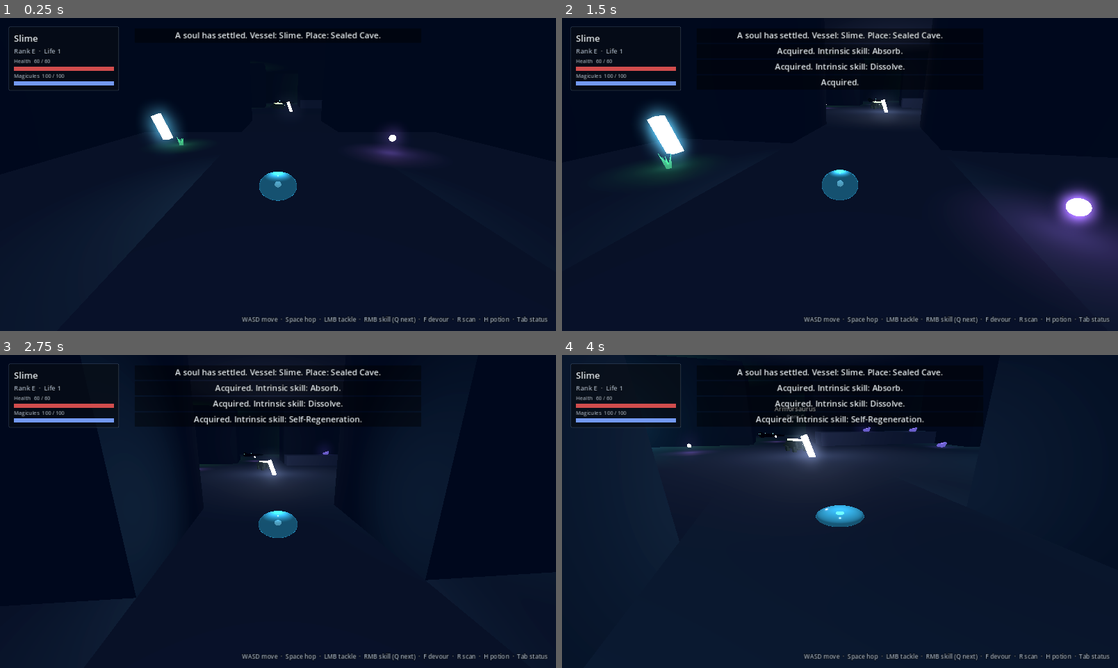
Above: before the commit, frames 1-4 (two rows, left to right).
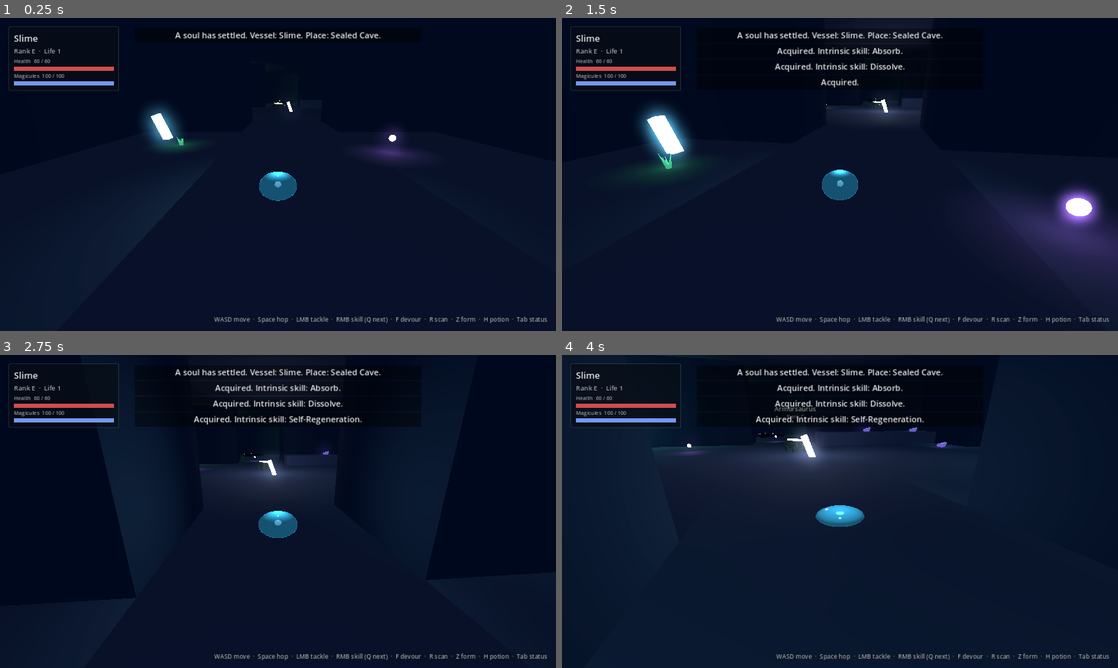
Above: after the commit, the same moments.

Repository: maytheforceheed67/SlimeGame
Game: Godot game, scene res://scenes/main.tscn
Two runs of this game, one before a commit and one after it. Both use one fixed random seed, a clock stepped at 60 frames per second and the inputs below.
Inputs (mouse positions are in pixels of both pictures, inside the frame that each line leads up to):
- Up to frame 1 (0.25 s): no input
- Up to frame 2 (1.5 s): move the mouse to (867, 174) at 0.52 s; hold Shift (cling) 0.53-1.28 s; hold W (move_forward) from 0.53 s (still down); click (867, 174) at 0.6 s; tap Space (jump) at 0.77, 1.07 s; move the mouse to (812, 174) at 1.27 s; tap Shift (cling) at 1.35 s
- Up to frame 3 (2.75 s): keep holding W (move_forward); tap Space (jump) at 1.52, 1.82 s; tap F (devour) at 1.55 s; move the mouse to (289, 505) at 2.02 s; hold F (devour) from 2.03 s (still down); tap Z (form_next) at 2.3 s
- Up to frame 4 (4 s): keep holding W (move_forward); move the mouse to (834, 517) at 2.77 s; release F (devour) at 2.78 s; tap Z (form_next) at 2.85 s; click (834, 517) at 2.92 s; tap Space (jump) at 3.02, 3.32, 3.77 s; tap R (scan) at 3.05, 3.6 s; move the mouse to (878, 514) at 3.52 s; hold Ctrl (squeeze) from 3.53 s (still down)

The runs differ from the first frame. In frame 1, 0.5% of the frame differs, in the area x 38-99%, y 95-98%; in frame 2, 0.5%; in frame 3, 0.5%; in frame 4, 0.5%.

Commit message:
Mimicry forms
- The form button steps through the slime's own shape and every species
  it has analysed; needs Predator
- A form swaps the body for the species' model (tinted, translucent),
  its speed and its moves: first attack on the light button, second on
  the skill button
- A copy is as strong as the body behind it: power is the square root of
  the player's EP over the species' EP
- Holding a form drains magicules, less as EP grows; the form drops when
  they run out
- Winged forms glide while jump is held and flap upward for stamina
- Clinging and squeezing belong to the slime's own body
- tests/test_mimicry (22 checks)

Co-Authored-By: Claude <noreply@anthropic.com>
Claude-Session: https://claude.ai/code/session_01UJiWkLtFn5kUvNUE7yv6ku

Diff:
--- a/data/tuning.json
+++ b/data/tuning.json
@@ -7,6 +7,7 @@
       "power: an attacker's damage multiplier is sqrt(EP / power_reference_ep), so EP is quantity while skills and technique still matter.",
       "exposure: surviving exposure_to_resistance x max HP of one damage type earns its Resistance; each later step of the merge tree costs exposure_step_factor times more.",
       "capacity: every acquired skill reserves part of the magicule pool; skills granted at birth are free.",
+      "forms: holding a Mimicry form costs form_upkeep_base x (the species' EP / your EP) magicules per second, clamped between the min and max, so forms get cheaper as you grow. A form's attacks hit with power sqrt(your EP / the species' EP).",
       "analysis times in other tables are the unlinked times in seconds; the Great Sage link multiplies them by analysis_link_factor."
     ]
   },
@@ -59,7 +60,11 @@
     "isolation_seconds_per_item": 1.0,
     "form_upkeep_base": 1.5,
     "form_upkeep_min": 0.2,
-    "form_upkeep_max": 12.0
+    "form_upkeep_max": 12.0,
+    "form_max_radius": 0.8,
+    "flap_velocity": 5.5,
+    "flap_stamina": 15.0,
+    "glide_fall_speed": 1.0
   },
   "practice": {
     "remembered_factor": 0.15
--- a/data/voice_lines.json
+++ b/data/voice_lines.json
@@ -39,6 +39,9 @@
     "advisor_water": "Water can be stored in the Stomach. Hold devour while submerged.",
     "advisor_practice": "Repetition is registering. Keep going and the technique will take shape.",
     "advisor_herb": "Hipokute herb nearby. Devouring one allows analysis.",
+    "form_taken": "Mimicry: {form}.",
+    "form_released": "Mimicry released.",
+    "form_starved": "Magicules exhausted. Mimicry released.",
     "rank_changed": "Existence reassessed. Rank {old} is now rank {new}.",
     "danger_class_assigned": "Threat class assigned: {danger}.",
     "death": "This life has ended. Cause: {cause}.",
--- a/scripts/player/player.gd
+++ b/scripts/player/player.gd
@@ -42,6 +42,9 @@
 var _mantle := 0.0
 var _jet := 0.0
 var _jet_velocity := Vector3.ZERO
+## Record of the species being mimicked ({} in the body's own shape).
+var _form: Dictionary = {}
+var _form_visual: CreatureVisual
 
 @onready var _visual: Node3D = $Visual
 @onready var _camera_rig: CameraRig = $CameraRig
@@ -70,7 +73,11 @@
 	return Game.life.vitals
 
 
+## In a Mimicry form the copy is only as strong as the body behind it:
+## power is the square root of the player's EP over the species' EP.
 func get_power() -> float:
+	if not _form.is_empty():
+		return sqrt(maxf(1.0, float(Game.life.ep)) / maxf(1.0, float(_form.get("ep", 1))))
 	return Game.get_power()
 
 
@@ -79,11 +86,11 @@
 
 
 func get_aim_origin() -> Vector3:
-	return global_position + Vector3(0.0, SQUEEZED_RADIUS if _squeezed else RADIUS, 0.0)
+	return global_position + Vector3(0.0, _own_radius(), 0.0)
 
 
 func get_body_radius() -> float:
-	return RADIUS
+	return _own_radius()
 
 
 func take_hit(hit: Dictionary) -> float:
@@ -125,6 +132,62 @@
 	return _squeezed
 
 
+func in_form() -> bool:
+	return not _form.is_empty()
+
+
+## Takes the shape of an analysed species, or returns to the body's own
+## shape with "". Mimicry is a function of Predator.
+func set_form(creature_id: String) -> bool:
+	var life := Game.life
+	if creature_id != "" and (not life.has_skill("predator") or not life.forms.has(creature_id)):
+		return false
+	if creature_id == life.form_id:
+		return true
+	if is_instance_valid(_form_visual):
+		_form_visual.queue_free()
+	_form_visual = null
+	attacker.cancel()
+	_clinging = false
+	_set_squeezed(false, true)
+	life.form_id = creature_id
+	_form = Database.get_creature(creature_id) if creature_id != "" else {}
+	for part: Node3D in [_visual.get_node("Body"), _visual.get_node("Core")]:
+		part.visible = _form.is_empty()
+	if not _form.is_empty():
+		_form_visual = CreatureVisual.new()
+		_visual.add_child(_form_visual)
+		_form_visual.build(_form.get("model", {}), true)
+		if float(_form.get("body", {}).get("hover_height", 0.0)) > 0.0:
+			_form_visual.position.y = _own_radius()
+		Voice.say("form_taken", {"form": str(_form.get("name", creature_id))})
+		Game.count("forms_taken")
+	_apply_radius()
+	return true
+
+
+## Steps through the own shape and every recorded form.
+func cycle_form() -> void:
+	var life := Game.life
+	if not life.has_skill("predator") or life.forms.is_empty():
+		return
+	var next := life.forms.find(life.form_id) + 1
+	if next >= life.forms.size():
+		set_form("")
+		Voice.say("form_released")
+	else:
+		set_form(life.forms[next])
+
+
+## Magicules per second the current form costs to hold.
+func form_upkeep() -> float:
+	if _form.is_empty():
+		return 0.0
+	var ratio := float(_form.get("ep", 0)) / maxf(1.0, float(Game.life.ep))
+	return clampf(Database.tune("predator", "form_upkeep_base", 1.5) * ratio,
+			Database.tune("predator", "form_upkeep_min", 0.2), Database.tune("predator", "form_upkeep_max", 12.0))
+
+
 func enter_water(volume: WaterVolume) -> void:
 	_water = volume
 
@@ -176,15 +239,27 @@
 		wants_jump = Input.is_action_just_pressed("jump")
 		if Input.is_action_just_pressed("use_potion"):
 			Game.use_potion()
+		if Input.is_action_just_pressed("form_next"):
+			cycle_form()
+	if not _form.is_empty() and Game.is_alive():
+		life.magicules -= form_upkeep() * delta
+		if life.magicules <= 0.0:
+			life.magicules = 0.0
+			set_form("")
+			Voice.say("form_starved")
 	var wish := _camera_rig.yaw_basis() * Vector3(input.x, 0.0, input.y)
 	var swimming := in_water()
 
-	_set_squeezed(controllable and Input.is_action_pressed("squeeze") and not swimming)
-	_update_cling(controllable and Input.is_action_pressed("cling") and not swimming, life)
+	# Clinging and squeezing belong to the slime's own body.
+	var own_shape := _form.is_empty() and not swimming
+	_set_squeezed(controllable and Input.is_action_pressed("squeeze") and own_shape)
+	_update_cling(controllable and Input.is_action_pressed("cling") and own_shape, life)
 	if controllable and not predator.is_devouring() and not _squeezed and not _clinging:
 		_read_attacks(vitals)
 
 	var speed := _move_speed * vitals.speed_factor()
+	if not _form.is_empty():
+		speed = float(_form.get("stats", {}).get("speed", _move_speed)) * vitals.speed_factor()
 	if predator.is_devouring():
 		speed *= 0.4
 	if _squeezed:
@@ -223,6 +298,8 @@
 
 	_face(attacker.direction if attacker.is_busy() else wish, delta)
 	_animate(delta)
+	if is_instance_valid(_form_visual):
+		_form_visual.animate(delta, clampf(Vector2(velocity.x, velocity.z).length() / maxf(speed, 0.1), 0.0, 1.0))
 	_camera_rig.position.y = move_toward(_camera_rig.position.y,
 			SQUEEZED_RIG_HEIGHT if _squeezed else RIG_HEIGHT, 3.0 * delta)
 
@@ -249,6 +326,13 @@
 	_jump_velocity = float(vitals.get("jump_velocity", 7.0))
 	_flinch = 0.0
 	_invulnerable = 0.0
+	if is_instance_valid(_form_visual):
+		_form_visual.queue_free()
+	_form_visual = null
+	_form = {}
+	for part: Node3D in [_visual.get_node("Body"), _visual.get_node("Core")]:
+		part.visible = true
+	_apply_radius()
 
 
 # --- Ways of moving ----------------------------------------------------------
@@ -261,6 +345,8 @@
 		return
 	if not grounded:
 		velocity.y -= _gravity * delta
+		if _flies():
+			_glide(wants_jump)
 	elif wants_jump and not attacker.is_busy() and not _squeezed:
 		velocity.y = _jump_velocity
 
@@ -272,6 +358,23 @@
 		horizontal = horizontal.move_toward(wish * speed, rate * delta)
 	velocity.x = horizontal.x
 	velocity.z = horizontal.z
+
+
+func _flies() -> bool:
+	return float(_form.get("body", {}).get("hover_height", 0.0)) > 0.0
+
+
+## Winged forms: holding jump in the air spreads the wings and slows the
+## fall; pressing it again flaps upward for stamina.
+func _glide(wants_jump: bool) -> void:
+	var life := Game.life
+	var flap_cost := Database.tune("predator", "flap_stamina", 15.0)
+	if wants_jump and life.stamina >= flap_cost:
+		life.stamina -= flap_cost
+		velocity.y = Database.tune("predator", "flap_velocity", 5.5)
+		Game.count("flaps")
+	elif Input.is_action_pressed("jump") and Game.can_control():
+		velocity.y = maxf(velocity.y, -Database.tune("predator", "glide_fall_speed", 1.0))
 
 
 ## Starts or stops clinging. A slime sticks to any wall it is pressed against
@@ -359,7 +462,20 @@
 	if not wanted and not force and not _has_headroom():
 		return
 	_squeezed = wanted
-	var radius := SQUEEZED_RADIUS if _squeezed else RADIUS
+	_apply_radius()
+
+
+## Radius of the body's current shape: flattened, its own, or a form's.
+func _own_radius() -> float:
+	if _squeezed:
+		return SQUEEZED_RADIUS
+	if _form.is_empty():
+		return RADIUS
+	return minf(float(_form.get("body", {}).get("radius", RADIUS)), Database.tune("predator", "form_max_radius", 0.8))
+
+
+func _apply_radius() -> void:
+	var radius := _own_radius()
 	(_collision.shape as SphereShape3D).radius = radius
 	_collision.position.y = radius
 
@@ -376,6 +492,15 @@
 	if Input.is_action_just_pressed("skill_next"):
 		Game.cycle_selected_skill()
 	if attacker.is_busy() or vitals.attacks_blocked():
+		return
+	if not _form.is_empty():
+		# A form fights with the species' own moves: first on the light
+		# button, second on the skill button.
+		var moves: Array = _form.get("attacks", [])
+		if Input.is_action_just_pressed("attack_light") and moves.size() > 0:
+			attacker.begin(moves[0], aim_direction())
+		elif Input.is_action_just_pressed("attack_skill") and moves.size() > 1:
+			attacker.begin(moves[1], aim_direction())
 		return
 	if Input.is_action_just_pressed("attack_light"):
 		var light: Variant = Database.get_race(Game.life.race_id).get("moveset", {}).get("light")
--- a/scripts/ui/hud.gd
+++ b/scripts/ui/hud.gd
@@ -36,7 +36,7 @@
 
 func _build_controls_hint() -> void:
 	var hint := UiStyle.label(14, UiStyle.MUTED_COLOR)
-	hint.text = "WASD move  ·  Space hop  ·  LMB tackle  ·  RMB skill (Q next)  ·  F devour  ·  R scan  ·  H potion  ·  Tab status"
+	hint.text = "WASD move  ·  Space hop  ·  LMB tackle  ·  RMB skill (Q next)  ·  F devour  ·  R scan  ·  Z form  ·  H potion  ·  Tab status"
 	hint.horizontal_alignment = HORIZONTAL_ALIGNMENT_RIGHT
 	hint.anchor_left = 1.0
 	hint.anchor_right = 1.0
--- a/tests/capture.gd
+++ b/tests/capture.gd
@@ -134,3 +134,18 @@
 	await shot("cave_lair")
 	await look_from(36, 39, -PI * 0.5, -0.3)
 	await shot("cave_grotto")
+
+
+func _stage_forms() -> void:
+	player._invulnerable = 9999.0
+	Game.grant_skill("predator", true)
+	Game.add_ep(9000)
+	for id: String in ["giant_bat", "black_spider", "tempest_serpent"]:
+		Game.life.forms.append(id)
+	await seconds(4.0)
+	for id: String in ["giant_bat", "black_spider", "tempest_serpent"]:
+		Game.life.magicules = Game.life.max_magicules
+		player.set_form(id)
+		await hold("move_left", 20)
+		await seconds(0.4)
+		await shot("form_" + id)
--- /dev/null
+++ b/tests/test_mimicry.gd
@@ -0,0 +1,96 @@
+extends TestCase
+## Mimicry: wearing the shape and moves of an analysed species.
+
+
+func _run() -> void:
+	print("Mimicry")
+	await start_main()
+	await seconds(1.0)
+	player._invulnerable = 9999.0
+	var life := Game.life
+
+	# Mimicry is a function of Predator and needs an analysed form.
+	life.forms.append("giant_bat")
+	check(not player.set_form("giant_bat"), "without Predator there is no Mimicry")
+	Game.grant_skill("predator", true)
+	check(not player.set_form("black_spider"), "a species that was never analysed cannot be mimicked")
+	await tap("form_next")
+	check(life.form_id == "giant_bat" and player.in_form(), "the form button takes a recorded form")
+	check(not player.get_node("Visual/Body").visible and is_instance_valid(player._form_visual), "the slime's shape gives way to the bat's")
+
+	# Holding a form costs magicules: a lot for a weak body, little for a strong one.
+	check(is_equal_approx(player.form_upkeep(), 12.0), "a bat form is at the upkeep cap for a 100 EP slime")
+	var before := life.magicules
+	await seconds(1.0)
+	check(before - life.magicules > 10.0, "and drains magicules while held")
+
+	# The form fights with the species' moves, as strongly as the body allows.
+	check(is_equal_approx(player.get_power(), sqrt(100.0 / 1200.0)), "a copy is weaker than the original while EP is lower")
+	var prey := Creature.create("evil_centipede")
+	main.add_child(prey)
+	prey.global_position = player.global_position + Vector3(0.0, 0.0, -1.6)
+	prey.set_physics_process(false)
+	await frames(5)
+	var prey_hp := prey.get_vitals().hp
+	life.vitals.hp = 30.0
+	await tap("attack_light")
+	await seconds(1.0)
+	var dealt := prey_hp - prey.get_vitals().hp
+	check(is_equal_approx(dealt, 12.0 * player.get_power()), "the light button is the bat's bite")
+	check(life.vitals.hp > 30.0 + dealt * 0.4, "and the bite drains life like the bat's")
+	prey.queue_free()
+
+	# Wings: glide and flap.
+	life.magicules = life.max_magicules
+	life.stamina = 100.0
+	await tap("jump")
+	await frames(25)
+	Input.action_press("jump")
+	await frames(60)
+	check(player.velocity.y >= -1.05 and not player.is_on_floor(), "holding jump in the air glides")
+	Input.action_release("jump")
+	await frames(2)
+	var height := player.global_position.y
+	await tap("jump")
+	await frames(10)
+	check(player.global_position.y > height + 0.3 and life.stamina < 100.0, "pressing it again flaps upward for stamina")
+	await seconds(2.0)
+
+	# Out of magicules, the form is lost.
+	life.magicules = 3.0
+	await seconds(1.0)
+	check(life.form_id == "" and not player.in_form(), "the form drops when magicules run out")
+	check(player.get_node("Visual/Body").visible, "and the slime's own shape returns")
+	await seconds(1.0)
+	check(spoken().contains("Magicules exhausted"), "the Voice says so")
+
+	# Growth makes forms cheap and strong.
+	Game.add_ep(2300)
+	life.magicules = life.max_magicules
+	player.set_form("giant_bat")
+	check(is_equal_approx(player.form_upkeep(), 0.75), "at twice the bat's EP the form costs a sixteenth of the cap")
+	check(player.get_power() > 1.4, "and hits harder than the original")
+
+	# Cycling: next form, then back to the slime.
+	life.forms.append("tempest_serpent")
+	await tap("form_next")
+	check(life.form_id == "tempest_serpent", "the form button steps to the next form")
+	check(is_equal_approx(player.get_body_radius(), 0.8), "large forms are capped to a body the cave can fit")
+	Input.action_press("squeeze")
+	await frames(10)
+	check(not player.is_squeezed(), "only the slime's own body can squeeze")
+	Input.action_release("squeeze")
+	await tap("form_next")
+	check(life.form_id == "" and not player.in_form(), "past the last form is the slime again")
+	Input.action_press("squeeze")
+	await frames(10)
+	check(player.is_squeezed(), "which can squeeze")
+	Input.action_release("squeeze")
+
+	# Death ends the form with the body.
+	await frames(20)
+	player.set_form("giant_bat")
+	Game.die("blade")
+	await seconds(Game.REBIRTH_DELAY + 1.0)
+	check(Game.life.form_id == "" and not player.in_form() and Game.life.forms.is_empty(),
+			"a new life starts in its own shape with no forms")
--- /dev/null
+++ b/tests/test_mimicry.tscn
@@ -0,0 +1,6 @@
+[gd_scene format=3]
+
+[ext_resource type="Script" path="res://tests/test_mimicry.gd" id="1_test"]
+
+[node name="TestMimicry" type="Node"]
+script = ExtResource("1_test")
Not shown, added: tests/test_mimicry.gd.uid
